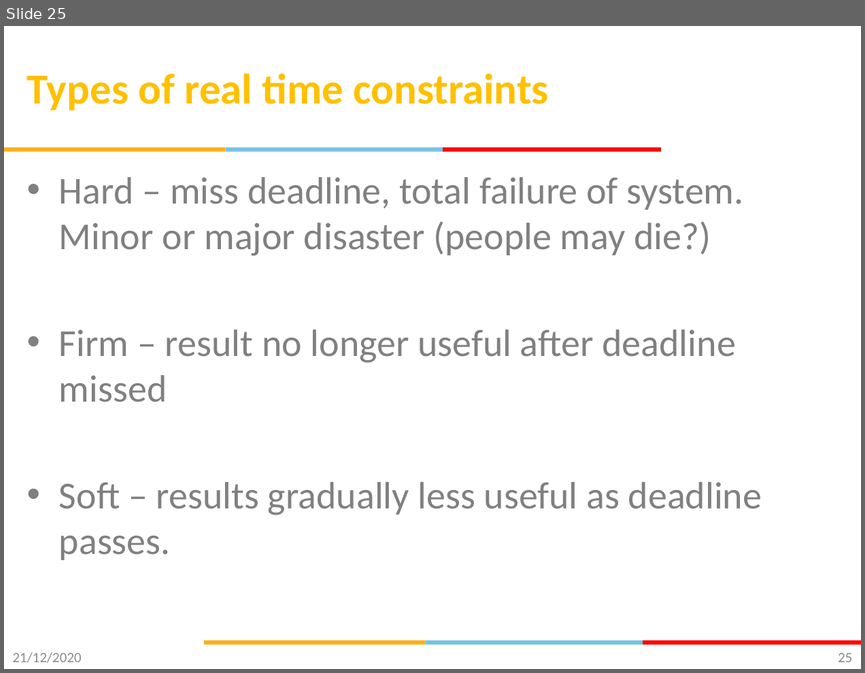
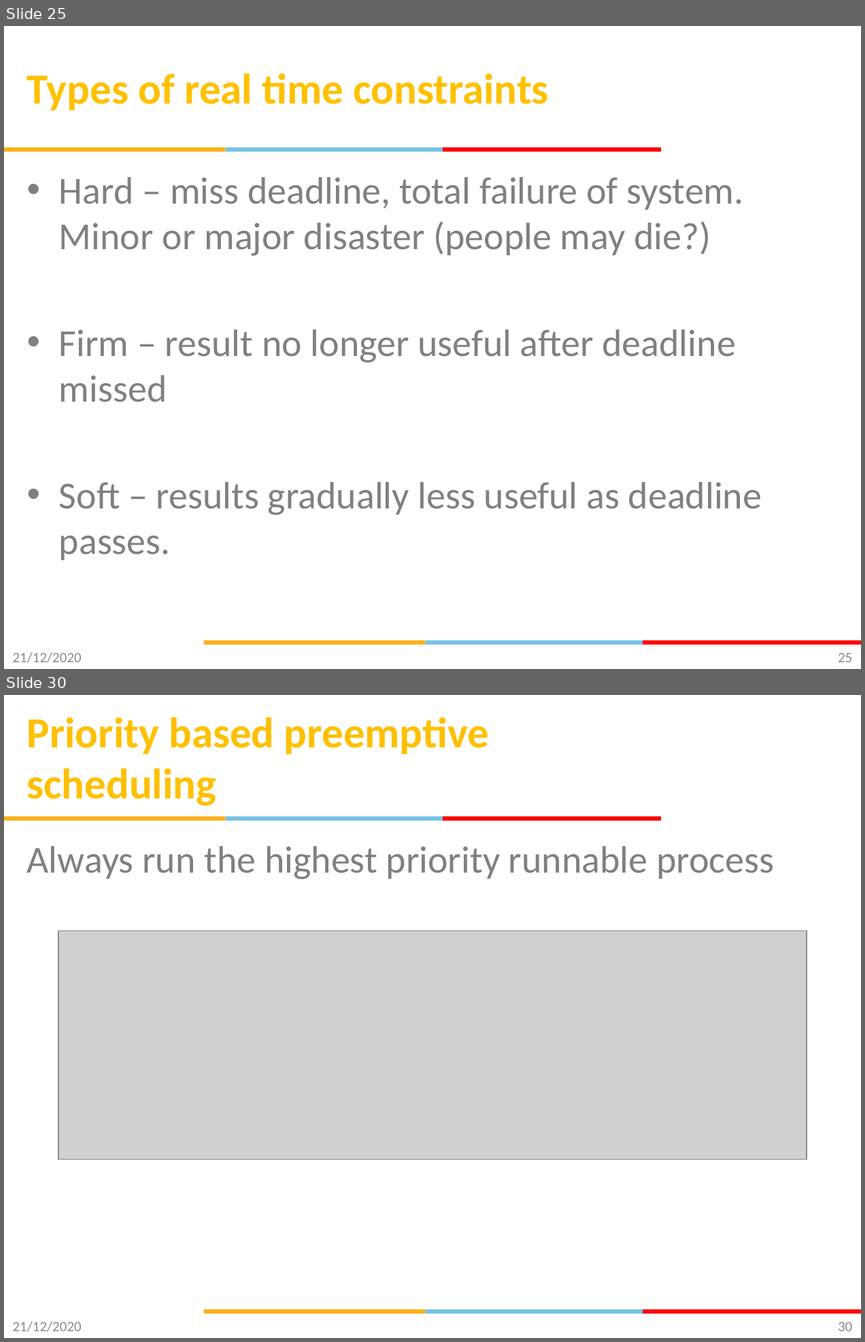
Before and after one commit to gsaurabhr-teaching/csg523-material, a slide deck: labs/Lec-20-22-rtos-scheduling.pptx. Shown one above the other, each under a label of ours: slide 25 before the commit, slides 25 and 30 after it; the slides between them are not shown. The pictures are 865x673 and 865x1342 pixels, drawn with LibreOffice and Linux fonts; fonts in the diff are those of the drawing; grey boxes stand for pictures; background and template pictures are left out. Boxes give left, top, right and bottom in pixels: in the first picture for what was removed or moved away, otherwise in the second. Text is boxed around its words. In the diff, an @@ line names an element or a change of style, - is before the commit and + after.

```diff
--- a/labs/Lec-20-22-rtos-scheduling.pptx
+++ b/labs/Lec-20-22-rtos-scheduling.pptx
@@ slide 30 added at (4, 695, 861, 1338), background #FFFFFF; not listed: 6 template elements that a slide beside it also shows @@
@@ title added at (27, 717, 490, 806), 36 pt, text #FFC000, bold @@
+Priority based preemptive scheduling
@@ text added at (27, 846, 774, 879), 32 pt, text #808080 @@
+Always run the highest priority runnable process
@@ picture added at (58, 930, 806, 1159) @@
@@ text added at (13, 1321, 82, 1331), 12 pt, text #8C8C8C @@
+21/12/2020
@@ page number added at (838, 1321, 852, 1331), 12 pt, text #898989 @@
+30
```
Also in this commit, not shown: 2 slides changed, 4 other slides added.
